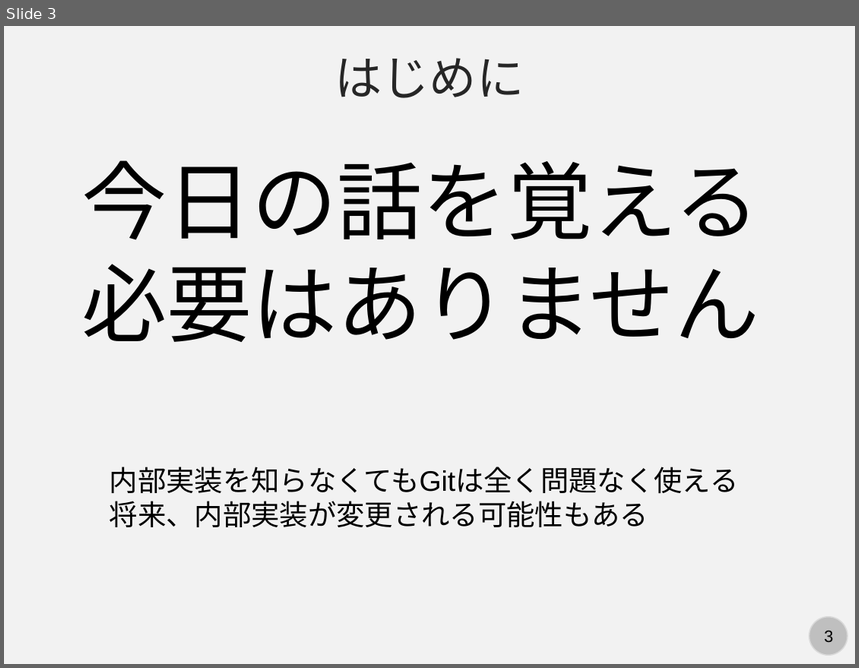
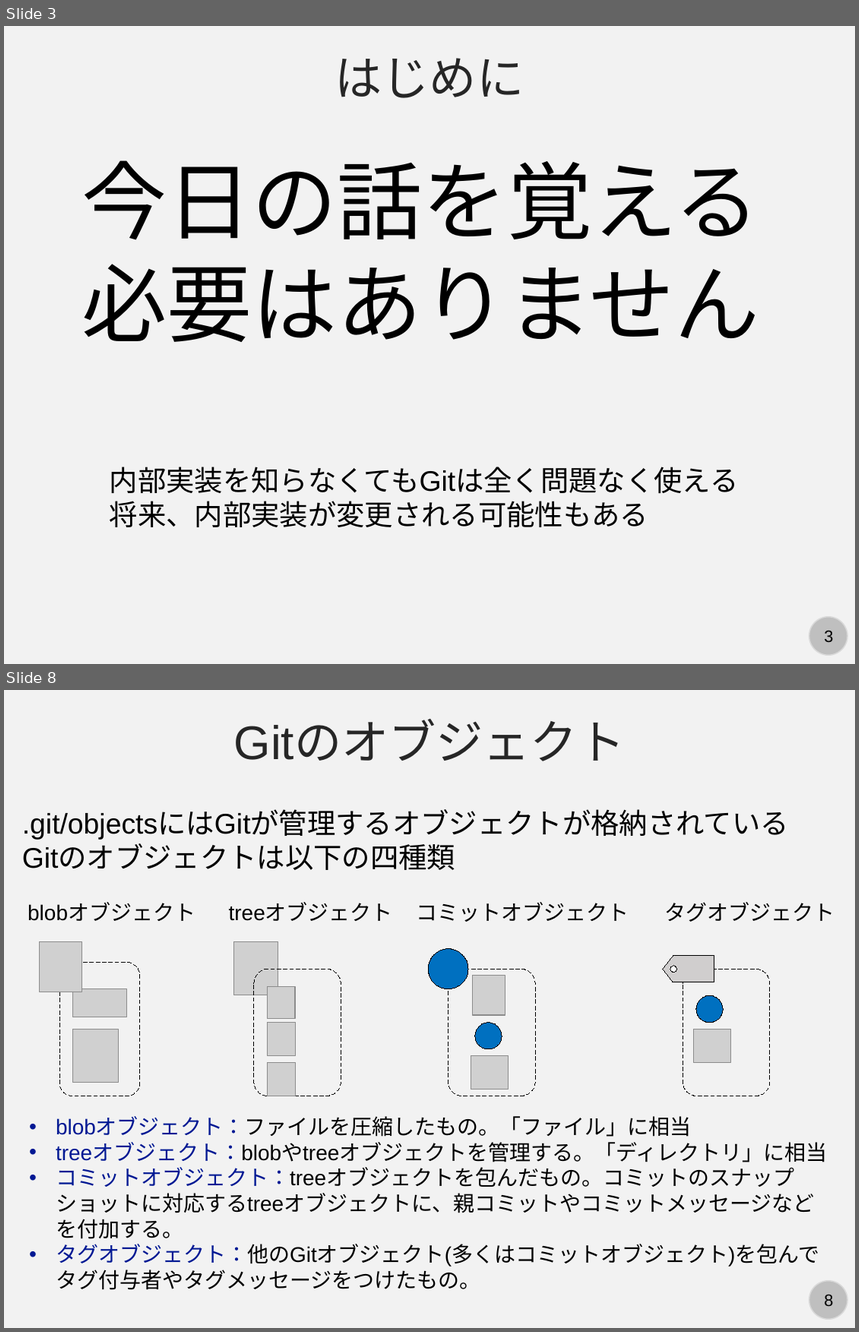
Before and after one commit to kaityo256/github, a slide deck: internals/fig/slide.pptx. Shown one above the other, each under a label of ours: slide 3 before the commit, slides 3 and 8 after it; the slides between them are not shown. The pictures are 859x668 and 859x1332 pixels, drawn with LibreOffice and Linux fonts; fonts in the diff are those of the drawing; grey boxes stand for pictures. Boxes give left, top, right and bottom in pixels: in the first picture for what was removed or moved away, otherwise in the second. Text is boxed around its words. In the diff, an @@ line names an element or a change of style, - is before the commit and + after.

```diff
--- a/internals/fig/slide.pptx
+++ b/internals/fig/slide.pptx
@@ slide 8 added at box(4, 690, 855, 1328), background #F2F2F2; not listed: 2 template elements that a slide beside it also shows @@
@@ text added at box(234, 721, 626, 761), 40 pt, text #262626 @@
+Gitのオブジェクト
@@ text added at box(22, 812, 789, 870), 24 pt, text #000000 @@
+.git/objectsにはGitが管理するオブジェクトが格納されている
+Gitのオブジェクトは以下の四種類
@@ text added at box(28, 904, 196, 921), 18 pt, text #000000 @@
+blobオブジェクト
@@ text added at box(229, 904, 393, 921), 18 pt, text #000000 @@
+treeオブジェクト
@@ text added at box(417, 902, 629, 922), 18 pt, text #000000 @@
+コミットオブジェクト
@@ text added at box(664, 902, 835, 922), 18 pt, text #000000 @@
+タグオブジェクト
@@ picture added at box(40, 942, 82, 991) @@
@@ rounded rectangle added at box(59, 962, 139, 1096), outline #000000 0.75 pt dashed @@
@@ picture added at box(234, 942, 278, 995) @@
@@ ellipse added at box(428, 948, 468, 989), fill #0070C0, outline #000000 0.75 pt @@
@@ flow chart offpage connector added at box(663, 955, 715, 982), fill #D0CECE, outline #000000 0.75 pt @@
@@ rounded rectangle added at box(254, 969, 341, 1097), outline #000000 0.75 pt dashed @@
@@ rounded rectangle added at box(449, 969, 535, 1097), outline #000000 0.75 pt dashed @@
@@ picture added at box(472, 976, 506, 1016) @@
@@ ellipse added at box(671, 966, 677, 973), fill #FFFFFF, outline #000000 0.75 pt @@
@@ rounded rectangle added at box(683, 969, 770, 1097), outline #000000 0.75 pt dashed @@
@@ picture added at box(73, 989, 126, 1017) @@
@@ picture added at box(267, 986, 295, 1018) @@
@@ ellipse added at box(696, 996, 722, 1022), fill #0070C0, outline #000000 0.75 pt @@
@@ picture added at box(73, 1030, 119, 1082) @@
@@ picture added at box(267, 1023, 295, 1056) @@
@@ ellipse added at box(474, 1023, 501, 1049), fill #0070C0, outline #000000 0.75 pt @@
@@ picture added at box(693, 1030, 731, 1063) @@
@@ picture added at box(267, 1063, 295, 1096) @@
@@ picture added at box(471, 1056, 509, 1089) @@
@@ text added at box(56, 1118, 827, 1290), 18 pt, text #000000 @@
+• blobオブジェクト：ファイルを圧縮したもの。「ファイル」に相当
+• treeオブジェクト：blobやtreeオブジェクトを管理する。「ディレクトリ」に相当
+• コミットオブジェクト：treeオブジェクトを包んだもの。コミットのスナップショットに対応するtreeオブジェクトに、親コミットやコミットメッセージなどを付加する。
+• タグオブジェクト：他のGitオブジェクト(多くはコミットオブジェクト)を包んでタグ付与者やタグメッセージをつけたもの。
```
Also in this commit, not shown: 1 slide changed, 8 other slides added, 36 slides removed.
